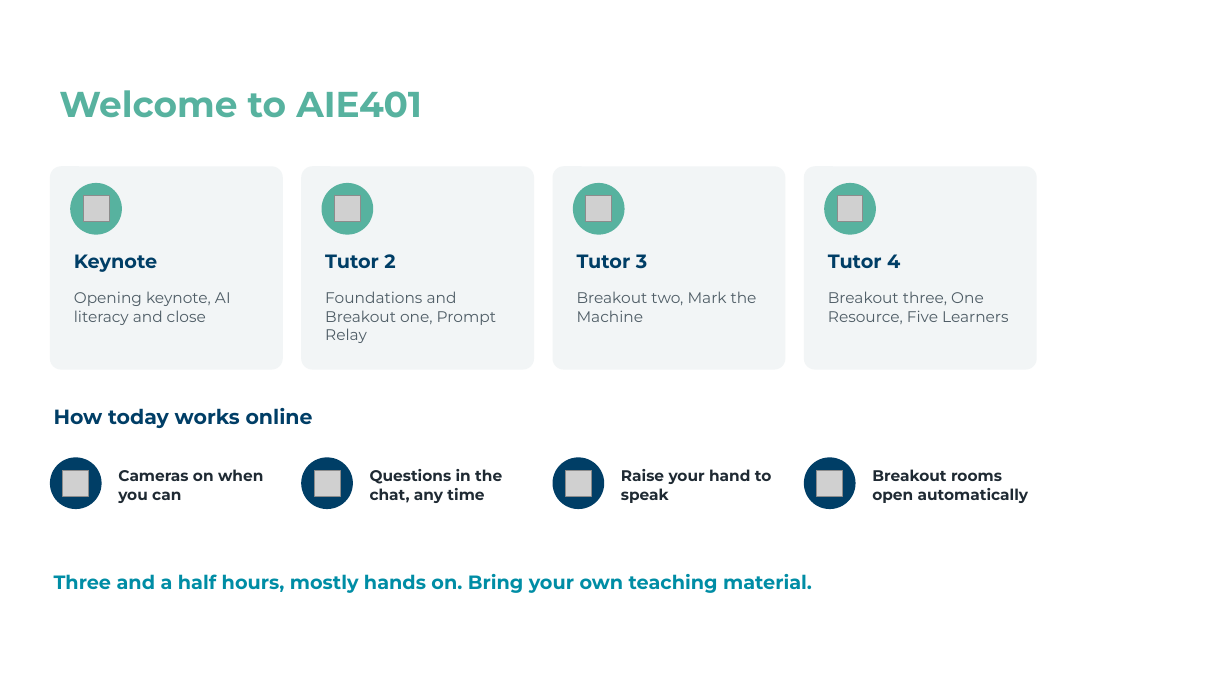
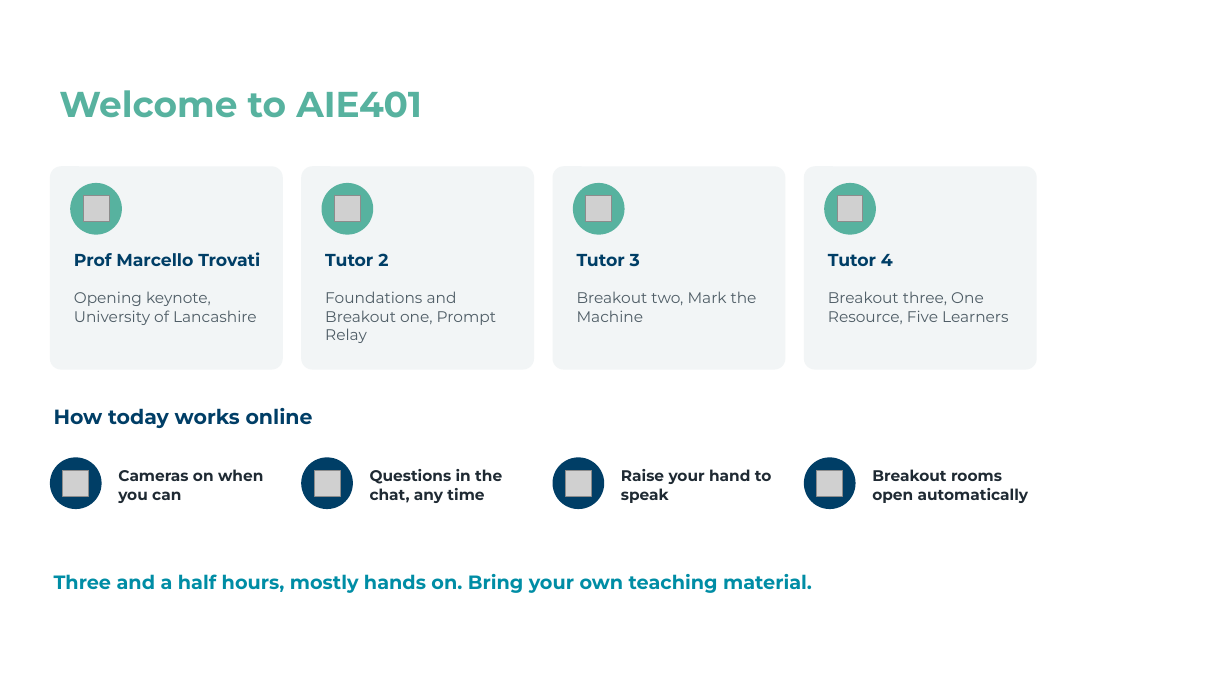
Before and after one commit to leebholroyd-pixel/aie401, a slide deck: slide 2 of downloads/01 AIE401 Workshop 1 Keynote.pptx. Drawn at 1232x693 pixels with LibreOffice and Linux fonts; fonts in the diff are those of the drawing; grey boxes stand for pictures; background and template pictures are left out. Boxes give left, top, right and bottom in pixels: in the first picture for what was removed or moved away, otherwise in the second. Text is boxed around its words. In the diff, an @@ line names an element or a change of style, - is before the commit and + after.

```diff
--- a/downloads/01 AIE401 Workshop 1 Keynote.pptx
+++ b/downloads/01 AIE401 Workshop 1 Keynote.pptx
@@ text at [74,252,260,266]: text changed; size 15 to 13.5 pt @@
-Keynote
+Prof Marcello Trovati
@@ size 15 to 13.5 pt in 3 elements at [325,253,388,266], [577,254,640,266], [828,254,893,266] @@
@@ text at [74,291,257,325]: text changed @@
-Opening keynote, AI literacy and close
+Opening keynote, University of Lancashire
```
Also in this commit, not shown: 3 other files.
